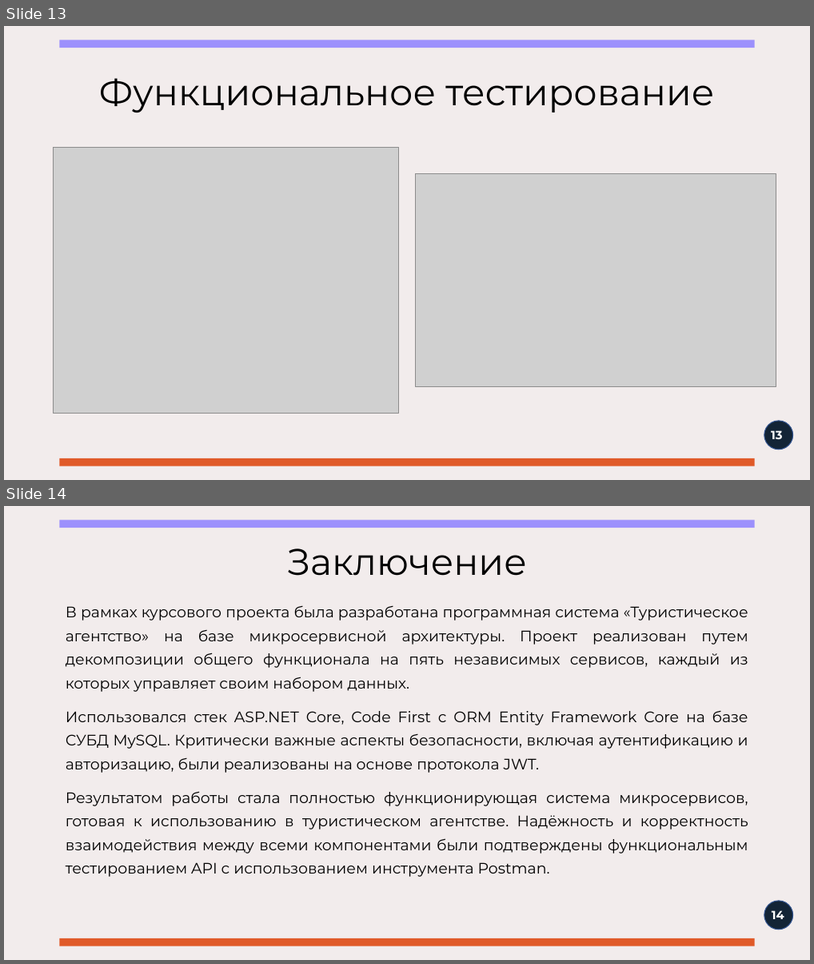
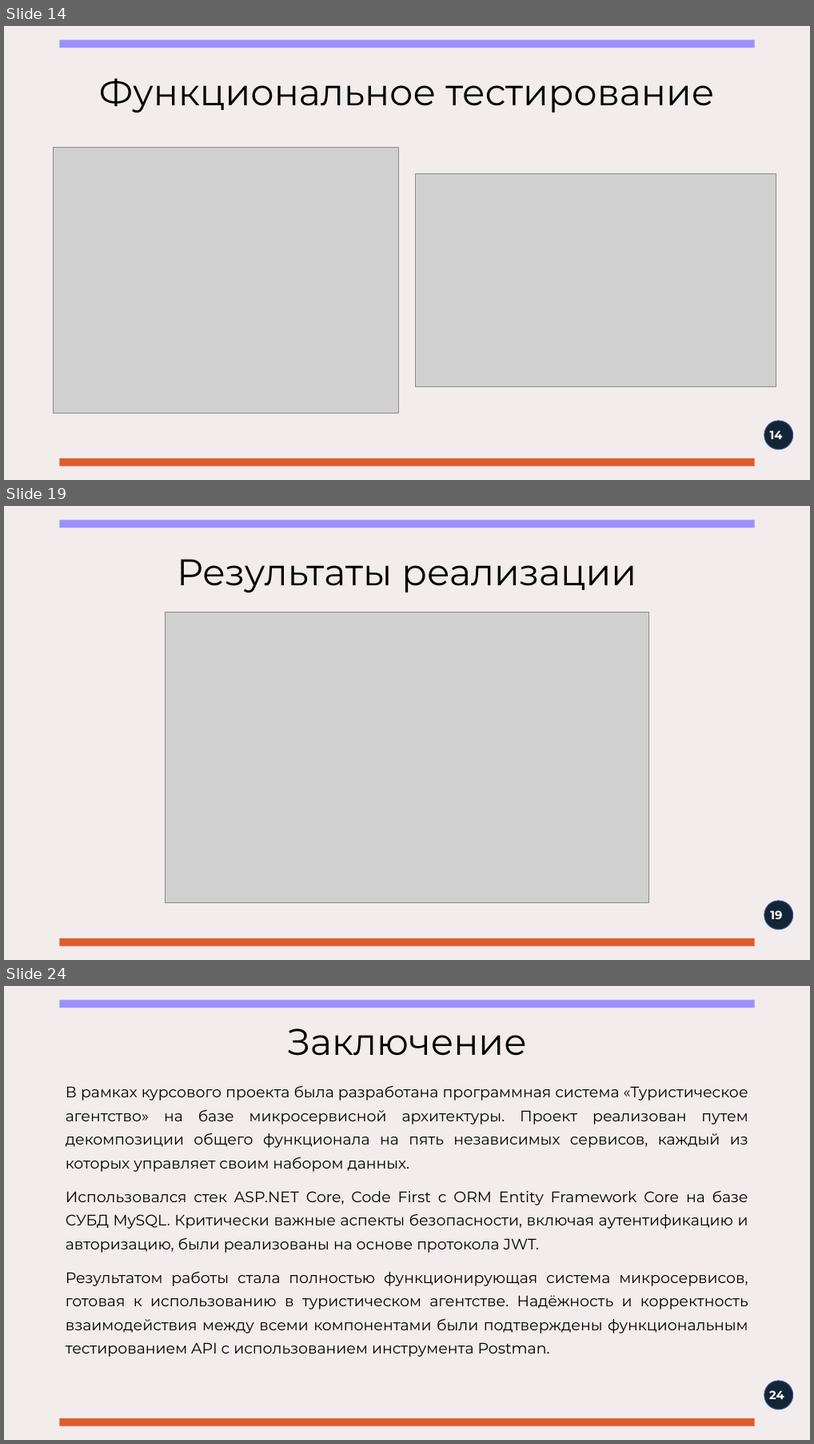
Before and after one commit to Hiraeth-qw/TP_TourAgency, a slide deck: Documents/ПРИ123-ТП-КП-Презентация-Ле.pptx. Shown one above the other, each under a label of ours: slides 13 and 14 before the commit, slides 14, 19 and 24 after it; the slides between them are not shown. The pictures are 814x964 and 814x1444 pixels, drawn with LibreOffice and Linux fonts; fonts in the diff are those of the drawing; grey boxes stand for pictures. Boxes give left, top, right and bottom in pixels: in the first picture for what was removed or moved away, otherwise in the second. Text is boxed around its words. In the diff, an @@ line names an element or a change of style, - is before the commit and + after.

```diff
--- a/Documents/ПРИ123-ТП-КП-Презентация-Ле.pptx
+++ b/Documents/ПРИ123-ТП-КП-Презентация-Ле.pptx
@@ slide 19 added at [4,506,810,960], background #F2ECEC; not listed: 3 template elements that a slide beside it also shows @@
@@ title added at [177,559,637,592], 44 pt, text #000000 @@
+Результаты реализации
@@ picture added at [165,612,650,903] @@
@@ page number added at [770,910,782,919], 14 pt, text #FFFFFF, bold @@
+19
@@ what was slide 13 is now slide 14 @@
@@ page number at [770,430,783,439]: text changed @@
-13
+14
@@ what was slide 14 is now slide 24 @@
@@ page number at [770,1390,785,1399]: text changed @@
-14
+24
```
Also in this commit, not shown: 2 slides changed, 9 other slides added, 4 other files.
